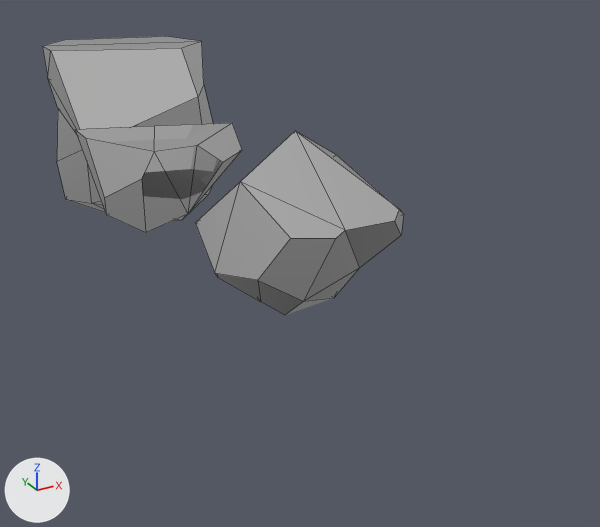
One commit to the FBX model Assets/Art/Models/Environment/Clutter/Loose Rocks.fbx: the scene before it, then after it.
One viewpoint serves both versions: a 50 mm lens placed at (-0.415, -1.286, 0.337), pointed at (0.046, -0.447, -0.082). The lights are fixed; the arrows at lower left show +X, +Y and +Z. Mesh edges are drawn as thin lines. Where no turn or scale is listed for an object, it has been applied to the vertices.

The first picture shows 'LooseRock 1', 'LooseRock 2', 'LooseRock 3'.
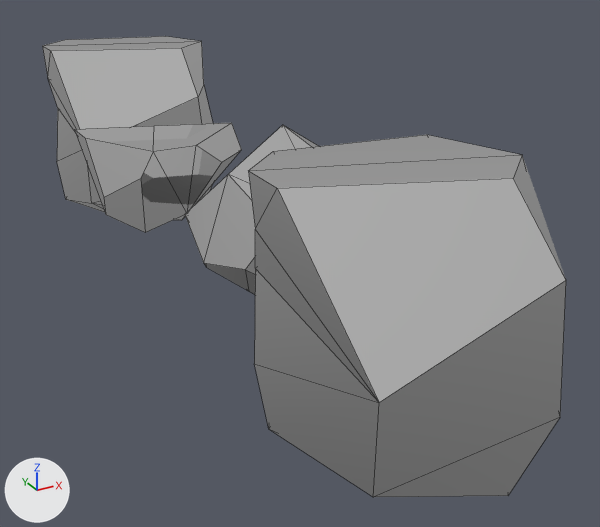
Boxes [x1, y1, x2, y2] around the edits, measured in the pictures (600 x 527 px):
'LooseRock 4', added
    after: [248, 135, 566, 497]
'LooseRock 3', moved
    before: [195, 131, 404, 315]
    after: [185, 125, 318, 295]
'LooseRock 2', moved
    both: [75, 123, 242, 233]

Diff of the bpy script that builds the scene:
```diff
--- a/Assets/Art/Models/Environment/Clutter/Loose Rocks.fbx.py
+++ b/Assets/Art/Models/Environment/Clutter/Loose Rocks.fbx.py
@@ me_looserock_1_003 @@
+me_looserock_1_003.from_pydata(...)  # 29 vertices, 34 faces; spans x -0.125..0.115, y -0.125..0.128, z -0.125..0.125
+me_looserock_1_003.materials.append(mat_imphenziapixpal)  # its picture is missing
@@ ob_looserock_2 @@
 ob_looserock_2 = bpy.data.objects.new('LooseRock 2', me_looserock_2_001)
-ob_looserock_2.location = (-0.05, -0.251, 0.0)
+ob_looserock_2.location = (-0.05, -0.25, 0.0)
@@ ob_looserock_3 @@
 ob_looserock_3 = bpy.data.objects.new('LooseRock 3', me_looserock_3_001)
-ob_looserock_3.location = (0.0, -0.53, 0.0)
+ob_looserock_3.location = (0.0, -0.5, 0.0)
@@ ob_looserock_4 @@
+ob_looserock_4 = bpy.data.objects.new('LooseRock 4', me_looserock_1_003)
+ob_looserock_4.location = (0.0, -0.75, 0.0)
```
